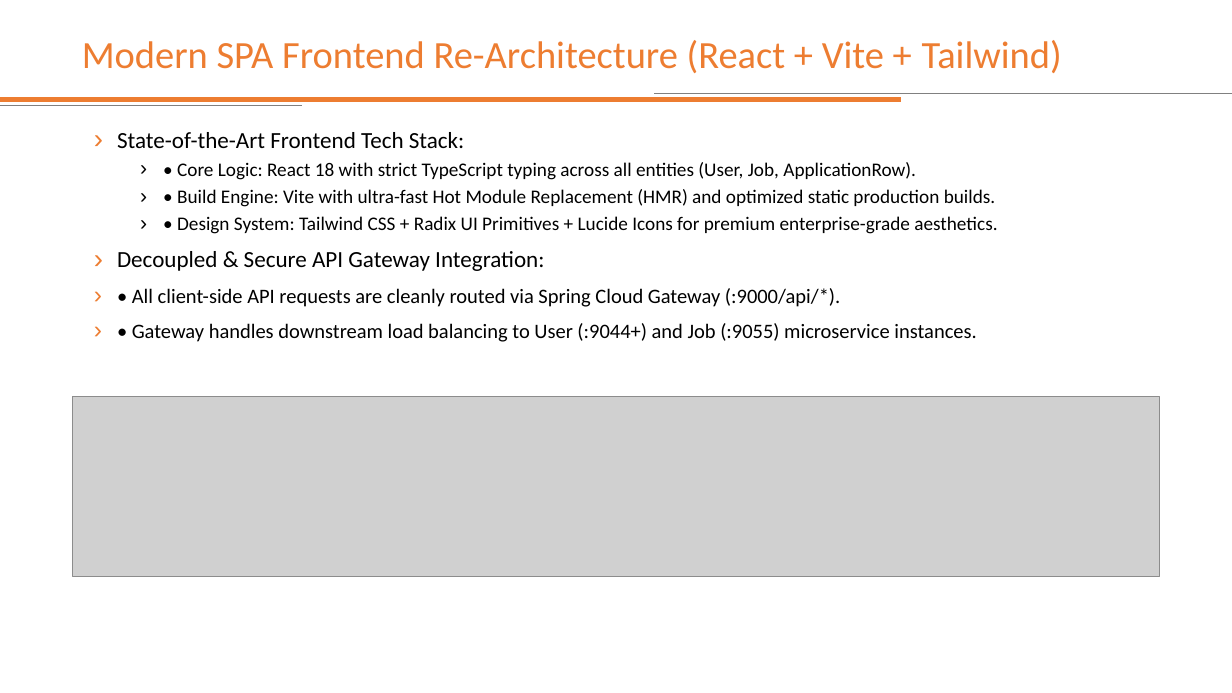
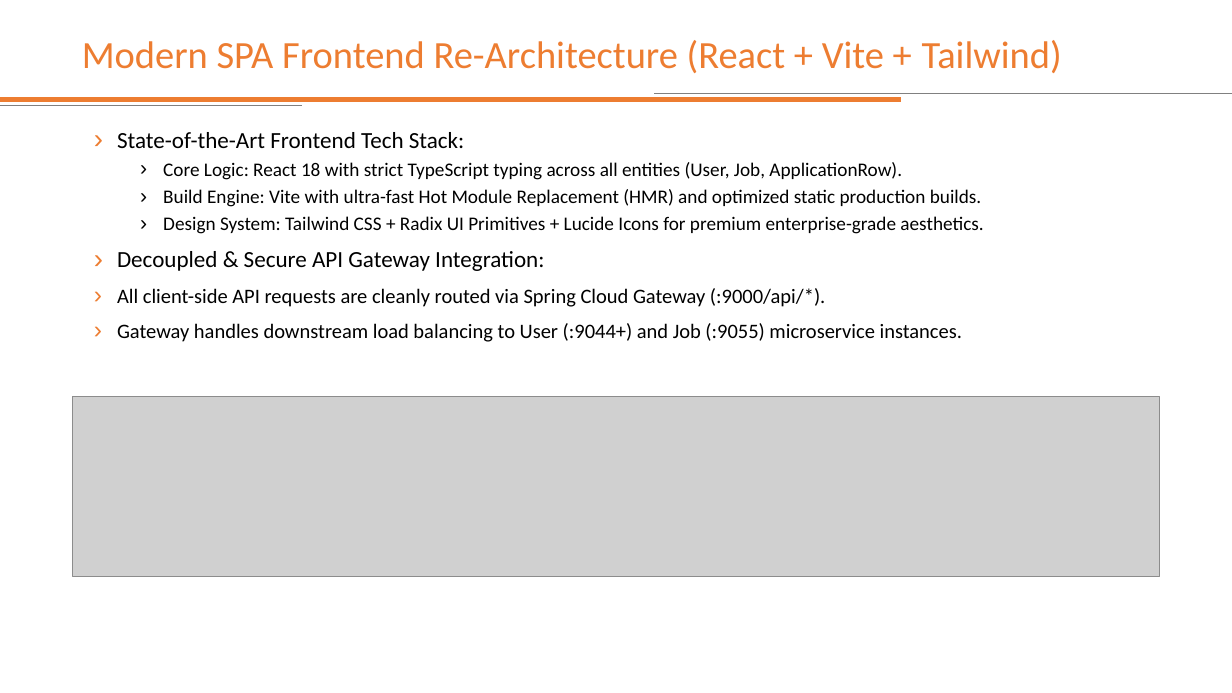
Before and after one commit to mattpat48/springboot-microservices-development, a slide deck: slide 60 of 8_3 - Developing Microservices - Complete_Edition.pptx. Drawn at 1232x693 pixels with LibreOffice and Linux fonts; fonts in the diff are those of the drawing; grey boxes stand for pictures. Boxes give left, top, right and bottom in pixels: in the first picture for what was removed or moved away, otherwise in the second. Text is boxed around its words. In the diff, an @@ line names an element or a change of style, - is before the commit and + after.

```diff
--- a/8_3 - Developing Microservices - Complete_Edition.pptx
+++ b/8_3 - Developing Microservices - Complete_Edition.pptx
@@ text at (163,162,983,234): text changed @@
-  › • Core Logic: React 18 with strict TypeScript typing across all entities (User, Job, ApplicationRow).
-  › • Build Engine: Vite with ultra-fast Hot Module Replacement (HMR) and optimized static production builds.
-  › • Design System: Tailwind CSS + Radix UI Primitives + Lucide Icons for premium enterprise-grade aesthetics.
+  › Core Logic: React 18 with strict TypeScript typing across all entities (User, Job, ApplicationRow).
+  › Build Engine: Vite with ultra-fast Hot Module Replacement (HMR) and optimized static production builds.
+  › Design System: Tailwind CSS + Radix UI Primitives + Lucide Icons for premium enterprise-grade aesthetics.
@@ text at (117,288,962,342): text changed @@
-› • All client-side API requests are cleanly routed via Spring Cloud Gateway (:9000/api/*).
-› • Gateway handles downstream load balancing to User (:9044+) and Job (:9055) microservice instances.
+› All client-side API requests are cleanly routed via Spring Cloud Gateway (:9000/api/*).
+› Gateway handles downstream load balancing to User (:9044+) and Job (:9055) microservice instances.
```
Also in this commit, not shown: 12 other slides changed.
